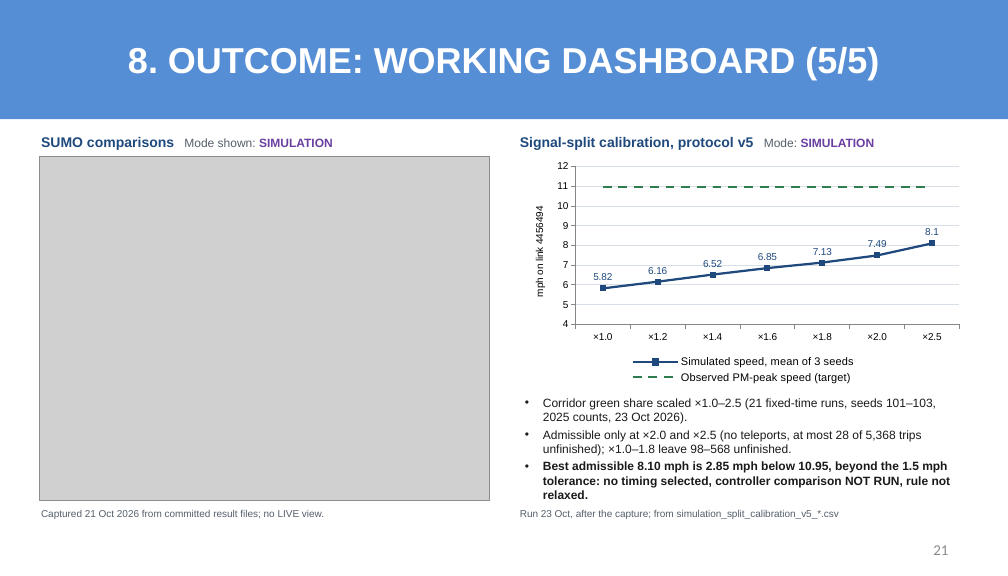
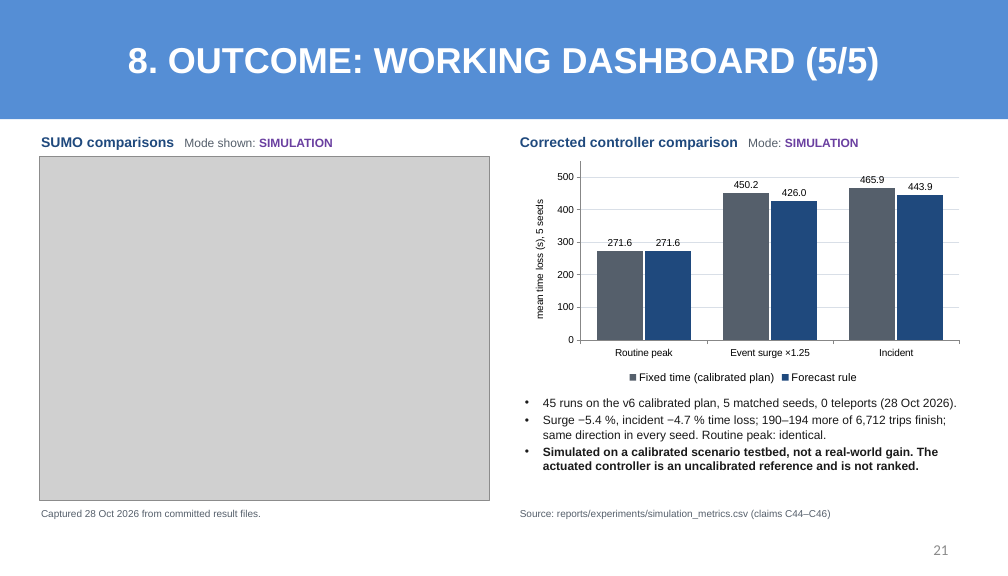
Before and after one commit to sricharansk/Major-Project, a slide deck: slide 21 of presentation/Final_Review_S_K_Sricharan_25MML1010.pptx. Drawn at 1008x576 pixels with LibreOffice and Linux fonts; fonts in the diff are those of the drawing; grey boxes stand for pictures. Boxes give left, top, right and bottom in pixels: in the first picture for what was removed or moved away, otherwise in the second. Text is boxed around its words. In the diff, an @@ line names an element or a change of style, - is before the commit and + after.

```diff
--- a/presentation/Final_Review_S_K_Sricharan_25MML1010.pptx
+++ b/presentation/Final_Review_S_K_Sricharan_25MML1010.pptx
@@ text at bbox=[520, 137, 859, 150]: text changed @@
-Signal-split calibration, protocol v5 Mode: SIMULATION
+Corrected controller comparison Mode: SIMULATION
@@ line chart at bbox=[518, 156, 968, 387] @@
@@ line chart to column chart @@
-categories: ×1.0, ×1.2, ×1.4, ×1.6, ×1.8, ×2.0, ×2.5
+categories: Routine peak, Event surge ×1.25, Incident
-Simulated speed, mean of 3 seeds: 5.82, 6.16, 6.52, 6.85, 7.13, 7.49, 8.1
+Fixed time (calibrated plan): 271.6, 450.2, 465.9
@@ colour of Fixed time (calibrated plan) #1F497D to #555F6B @@
@@ data labels of Fixed time (calibrated plan) added @@
-Observed PM-peak speed (target): 10.9, 10.9, 10.9, 10.9, 10.9, 10.9, 10.9
+Forecast rule: 271.6, 426, 443.9
@@ colour of Forecast rule #2E7D4F to #1F497D @@
@@ data labels of Forecast rule added @@
@@ value axis title "mph on link 4456494" to "mean time loss (s), 5 seeds" @@
@@ value axis changed @@
@@ bar spacing changed @@
@@ text at bbox=[543, 398, 957, 470]: text changed @@
-• Corridor green share scaled ×1.0–2.5 (21 fixed-time runs, seeds 101–103, 2025 counts, 23 Oct 2026).
-• Admissible only at ×2.0 and ×2.5 (no teleports, at most 28 of 5,368 trips unfinished); ×1.0–1.8 leave 98–568 unfinished.
-• Best admissible 8.10 mph is 2.85 mph below 10.95, beyond the 1.5 mph tolerance: no timing selected, controller comparison NOT RUN, rule not relaxed.
+• 45 runs on the v6 calibrated plan, 5 matched seeds, 0 teleports (28 Oct 2026).
+• Surge −5.4 %, incident −4.7 % time loss; 190–194 more of 6,712 trips finish; same direction in every seed. Routine peak: identical.
+• Simulated on a calibrated scenario testbed, not a real-world gain. The actuated controller is an uncalibrated reference and is not ranked.
@@ text at bbox=[41, 510, 260, 519]: text changed @@
-Captured 21 Oct 2026 from committed result files; no LIVE view.
+Captured 28 Oct 2026 from committed result files.
@@ text at bbox=[520, 510, 830, 519]: text changed @@
-Run 23 Oct, after the capture; from simulation_split_calibration_v5_*.csv
+Source: reports/experiments/simulation_metrics.csv (claims C44–C46)
```
Also in this commit, not shown: 11 other slides changed, 7 other files.
